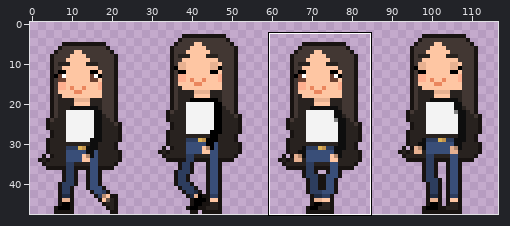
File history of a sprite sheet, Assets/Sprites/tenants/milla_side.png. Above, an overview of the earlier version with the close-up marked.
Close-up. Before the commit:
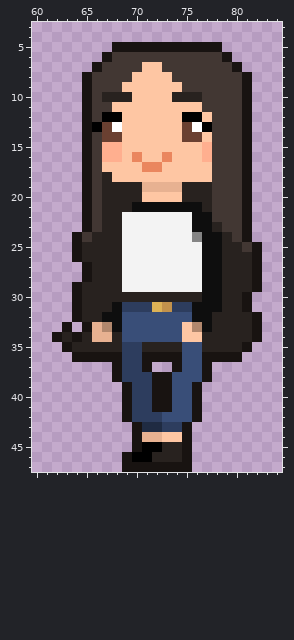
The file is 120x48 pixels. Colours within 5 levels of each other are drawn and written as one. Shown: x 60..84, y 3..47. The wide view leaves out empty margins. The commit also changed other parts of the picture, which this record leaves out.
And afterwards:
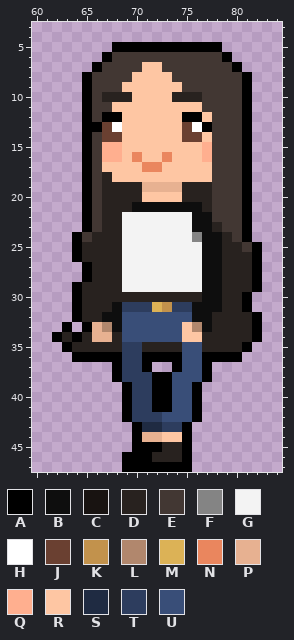
Palette (. is transparent): A #000000  B #0e0e0e  C #181311  D #28221f  E #423733  F #848484  G #f3f3f3  H #ffffff  J #6a4031  K #c2924c  L #b1876d  M #dcb256  N #ea865e  P #e7b191  Q #ffaf8f  R #fec6a3  S #1f2b42  T #2d3d5e  U #394e78
Diff:
y 5: x 68..78 CCCCCCCCCCC -> AAAAAAAAAAA
y 6: x 67 C -> A; x 79 C -> A
y 7: x 66 C -> A; x 80 C -> A
y 8..23: x 65 C -> A; x 81 C -> A
y 24: x 64 C -> A; x 81 C -> A
y 25..26: x 64 C -> A; x 82 C -> A
y 27..28: x 65 C -> A; x 82 C -> A
y 29: x 64 C -> A; x 82 C -> A
y 30..31: x 64 C -> A; x 81 C -> A
y 32: x 64 C -> A; x 82 C -> A
y 33: x 63 C -> A; x 65 C -> A; x 82 C -> A
y 34: x 62 C -> A; x 64 C -> A; x 82 C -> A
y 35: x 63 C -> A; x 81 C -> A
y 36: x 64..68 CCCCC -> AAAAA; x 71..74 CCCC -> AAAA; x 77..80 CCCC -> AAAA
y 37: x 68 C -> A; x 71 C -> A; x 74 C -> A; x 77 C -> A
y 38: x 68 C -> A; x 72..73 CC -> AA; x 77 C -> A
y 39..41: x 69 C -> A; x 72..73 CC -> AA; x 76 C -> A
y 42: x 69 C -> A; x 76 C -> A
y 43..45: x 70 C -> A; x 75 C -> A
y 46: x 69 C -> A; x 75 C -> A
y 47: x 69..75 CCCCCCC -> AAAAAAA
Pixel boxes of the changes (left, top, right, bottom) in both close-ups:
changed: (52, 42, 262, 472)
